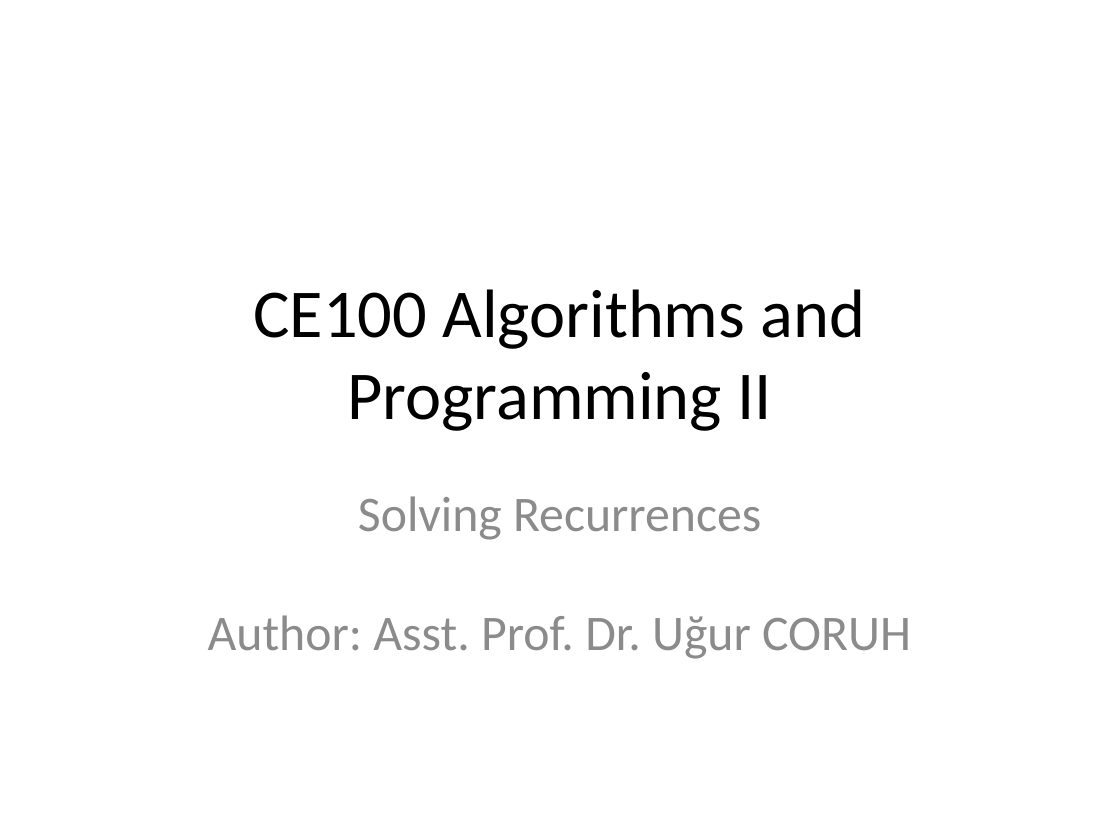
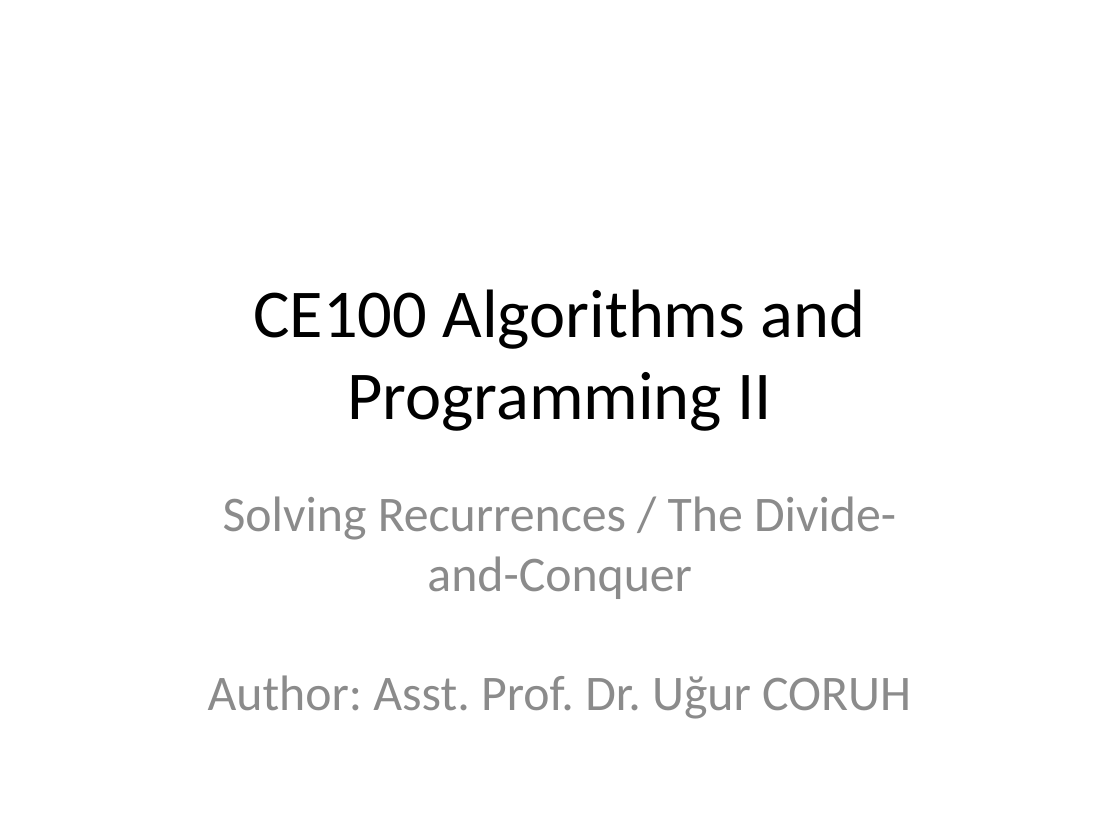
Before and after one commit to ucoruh/ce100-algorithms-and-programming-II, a slide deck: slide 1 of docs/week-2/ce100-week-2-recurrence.md_word.pptx. Drawn at 1120x840 pixels with LibreOffice and Linux fonts; fonts in the diff are those of the drawing. Boxes give left, top, right and bottom in pixels: in the first picture for what was removed or moved away, otherwise in the second. Text is boxed around its words. In the diff, an @@ line names an element or a change of style, - is before the commit and + after.

```diff
--- a/docs/week-2/ce100-week-2-recurrence.md_word.pptx
+++ b/docs/week-2/ce100-week-2-recurrence.md_word.pptx
@@ subtitle at (208,496,911,710): text changed @@
-Solving Recurrences
-Author: Asst. Prof. Dr. Uğur CORUH
+Solving Recurrences / The Divide-and-Conquer
+Author: Asst. Prof. Dr. Uğur CORUH
```
Also in this commit, not shown: 10 other slides changed, 67 slides added, 20 slides removed, 37 other files.
